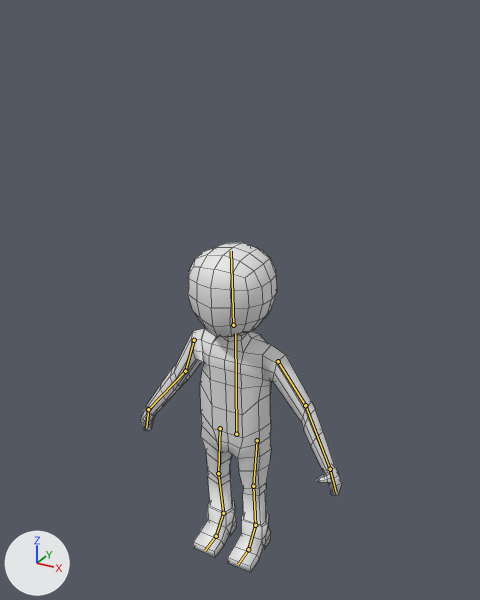
A saved change to the Blender file Le perso animé.blend.
Rendered twice from a 50 mm camera at (11.4, -20.4, 14.5) aimed at (0.1, 0.2, 4.2). Arrows for +X, +Y and +Z are at lower left; the lights stay in place. The bones that bend it are drawn over the model as lines. Mesh edges are drawn as thin lines.
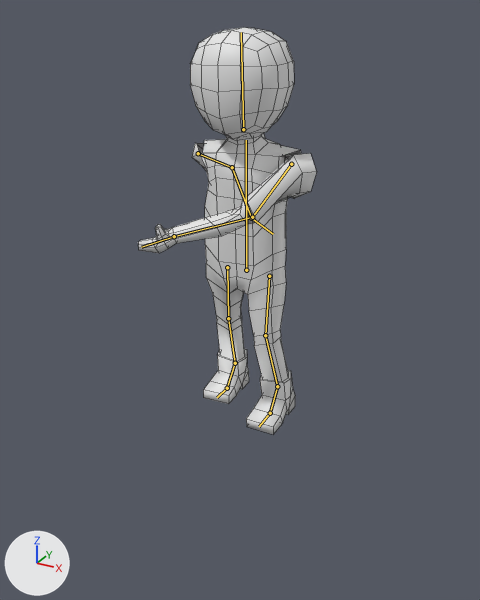
The newer file adds an action. The first version stands in its rest pose; the second is drawn at frame 15 of the action "Coup d'épée une main".

What differs and where, as boxes (x1, y1, x2, y2) in the pictures (480 x 600 px):
'Cube', posed (12% narrower, 23% taller)
    before: (140, 328, 342, 572)
    after: (138, 134, 316, 434)
'Cube.001', posed (17% wider, 21% taller)
    before: (188, 243, 277, 337)
    after: (190, 27, 294, 141)
bone 'Corps', root to tip
    before: (236, 434) to (235, 333)
    after: (246, 270) to (246, 140)
bone 'Orteil.R', root to tip
    before: (216, 536) to (205, 550)
    after: (227, 388) to (217, 397)
bone 'Bras.R', root to tip
    before: (194, 340) to (185, 371)
    after: (198, 153) to (232, 167)
bone 'Avant-Bras.R', root to tip
    before: (185, 371) to (148, 409)
    after: (232, 167) to (251, 218)
bone 'Bras.L', root to tip
    before: (278, 361) to (305, 405)
    after: (291, 164) to (252, 217)
bone 'Avant-Bras.L', root to tip
    before: (305, 405) to (330, 469)
    after: (252, 217) to (174, 236)
bone 'Main.L', root to tip
    before: (330, 469) to (336, 492)
    after: (174, 236) to (141, 247)
bone 'Tete', root to tip
    before: (233, 325) to (231, 251)
    after: (243, 129) to (241, 32)

The edits, one by one:
Bone 'Corps' (bone_corps) moves from (0.0, 0.0, 0.0) to (0.58, 7.59, 0.15).
Bone 'Orteil.R' (bone_orteil_r) turns from (0, 0, 0) to (7, 0, 6) degrees about its own x, y and z.
Bone 'Bras.R' (bone_bras_r) moves from (0.0, 0.0, 0.0) to (0.04, -0.07, -0.02).
Bone 'Bras.R' (bone_bras_r) turns from (0, 0, 0) to (-56, 9, -5) degrees about its own x, y and z.
Bone 'Avant-Bras.R' (bone_avant_bras_r) turns from (0, 0, 0) to (-32, 8, -6) degrees about its own x, y and z.
Bone 'Bras.L' (bone_bras_l) moves from (0.0, 0.0, 0.0) to (0.1, -0.15, -0.06).
Bone 'Bras.L' (bone_bras_l) turns from (0, 0, 0) to (125, 18, 88) degrees about its own x, y and z.
Bone 'Avant-Bras.L' (bone_avant_bras_l) turns from (0, 0, 0) to (-24, -137, 24) degrees about its own x, y and z.
Bone 'Main.L' (bone_main_l) turns from (0, 0, 0) to (18, -16, -8) degrees about its own x, y and z.
Bone 'Tete' (bone_tete) moves from (0.0, 0.0, 0.0) to (-0.02, -0.08, 0.0).
Bone 'Pied fixe.L' (bone_pied_fixe_l) moves from (0.0, 0.0, 0.0) to (-1.0, -5.7, 5.22).
Bone 'Pied fixe.R' (bone_pied_fixe_r) moves from (0.0, 0.0, 0.0) to (-0.41, -6.25, 4.45).
